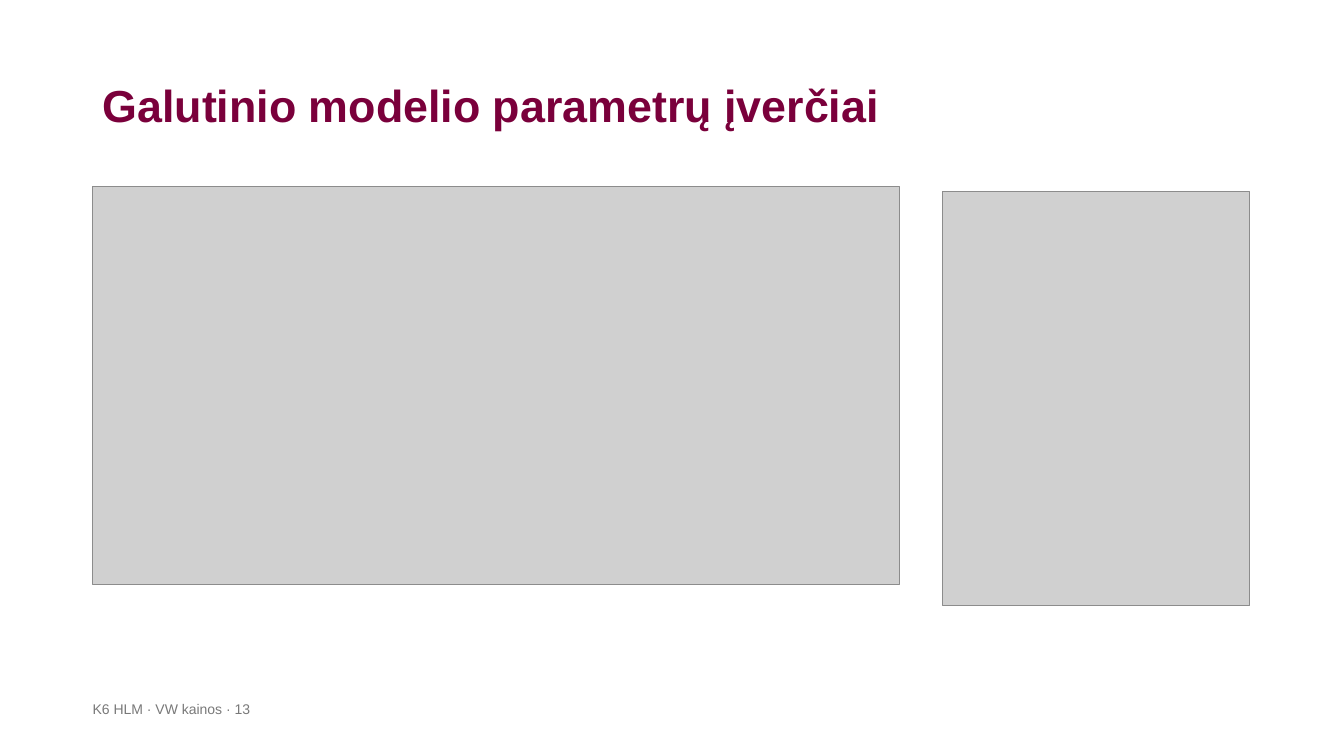
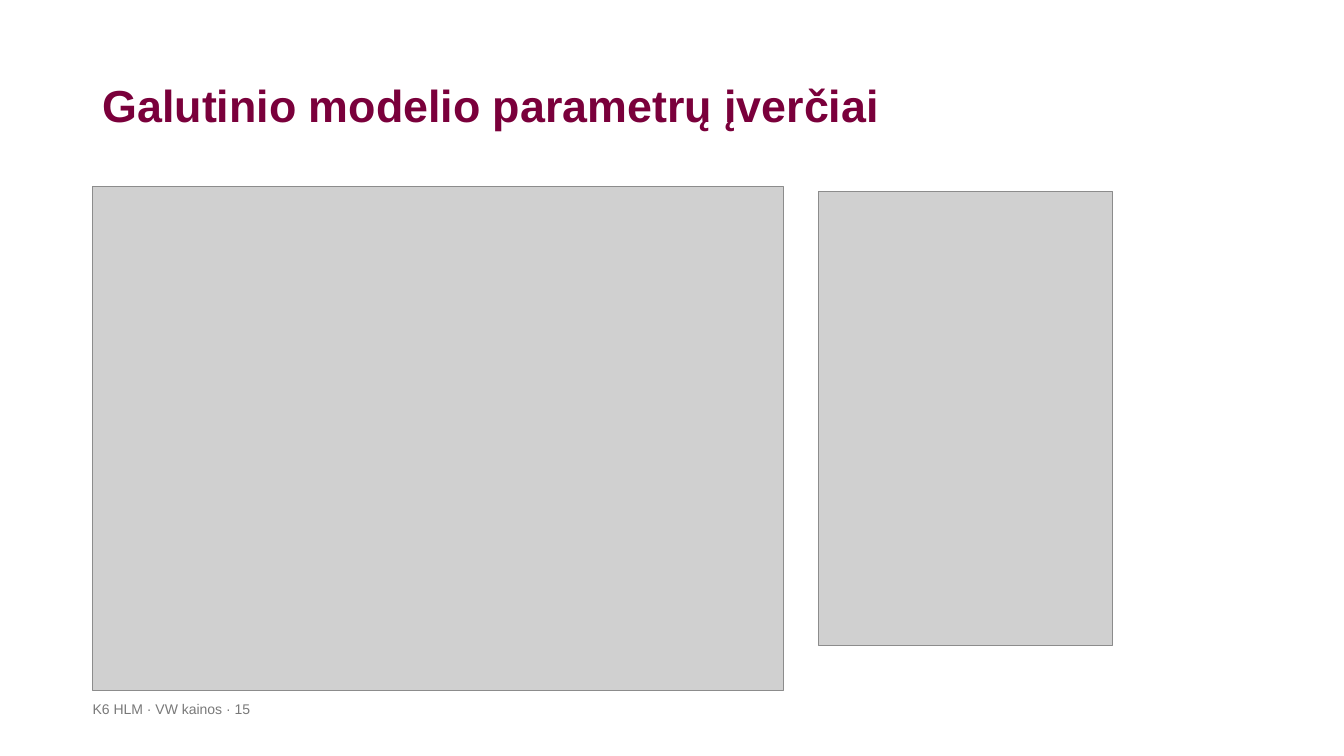
Before and after one commit to LidijaPu/K6, a slide deck: slide 15 of K6_HLM_VW_pristatymas-2.pptx (slide 13 before the commit). Drawn at 1344x756 pixels with LibreOffice and Linux fonts; fonts in the diff are those of the drawing; grey boxes stand for pictures; background and template pictures are left out. Boxes give left, top, right and bottom in pixels: in the first picture for what was removed or moved away, otherwise in the second. Text is boxed around its words. In the diff, an @@ line names an element or a change of style, - is before the commit and + after.

```diff
--- a/K6_HLM_VW_pristatymas-2.pptx
+++ b/K6_HLM_VW_pristatymas-2.pptx
@@ picture: place and size @@
-picture at [93, 187, 899, 584]
+picture at [93, 187, 783, 691]
@@ picture added at [819, 192, 1113, 645] @@
@@ picture removed at [943, 192, 1250, 606] @@
@@ text at [93, 704, 251, 714]: text changed @@
-K6 HLM · VW kainos · 13
+K6 HLM · VW kainos · 15
```
Also in this commit, not shown: 7 other slides changed, 2 slides added, 4 other files.
